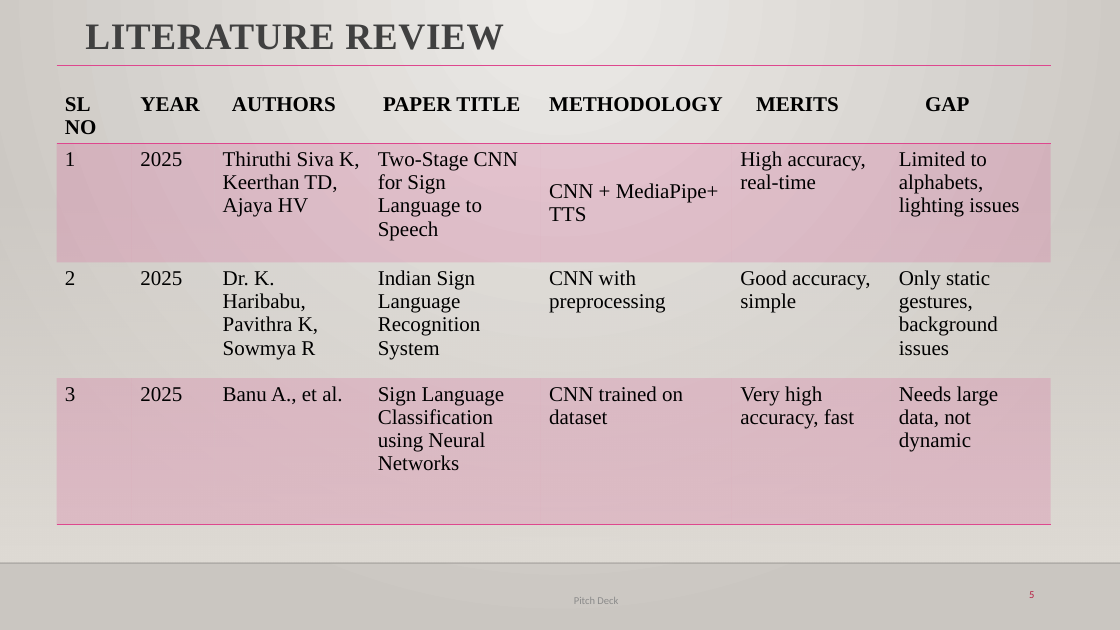
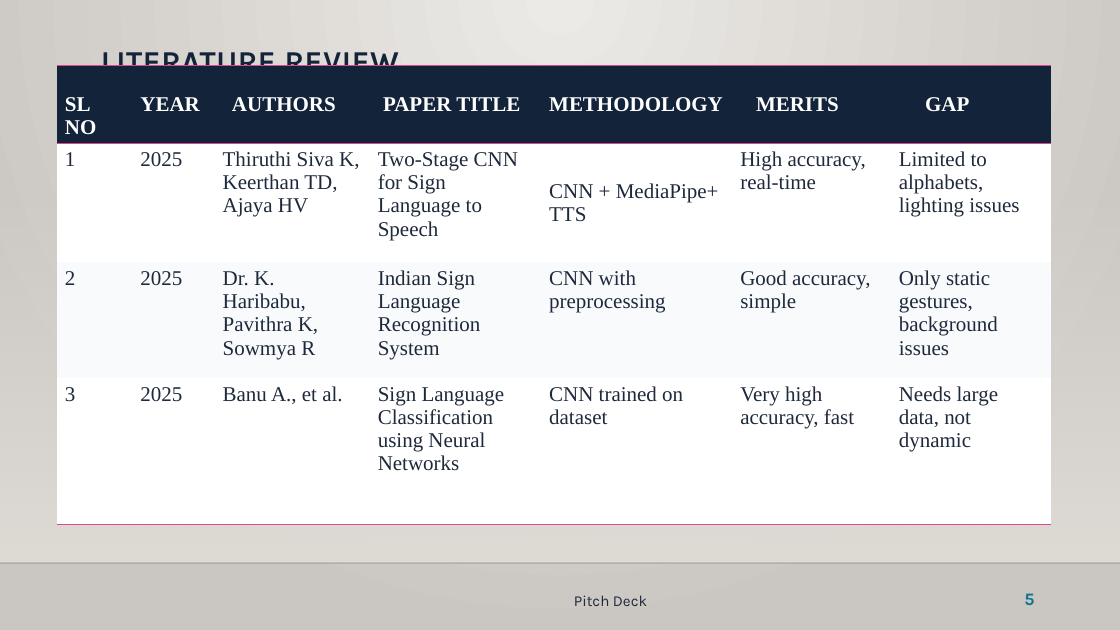
Before and after one commit to darshandivakarnaik28/G2T2G, a slide deck: slide 5 of G2T2G_Final_Presentation.pptx. Drawn at 1120x630 pixels with LibreOffice and Linux fonts; fonts in the diff are those of the drawing; background and template pictures are left out. Boxes give left, top, right and bottom in pixels: in the first picture for what was removed or moved away, otherwise in the second. Text is boxed around its words. In the diff, an @@ line names an element or a change of style, - is before the commit and + after.

Commit message:
style(presentation): unify typography, title coordinates, and table formatting across all 38 slides

```diff
--- a/G2T2G_Final_Presentation.pptx
+++ b/G2T2G_Final_Presentation.pptx
@@ text "LITERATURE REVIEW": place and size @@
-text "LITERATURE REVIEW" at [85,24,504,50]
+text "LITERATURE REVIEW" at [101,45,399,66]
@@ text "LITERATURE REVIEW" at [101,45,399,66]: size 32 to 26 pt, font Times New Roman to Karla, text colour #404040 to #13233A @@
@@ table at [56,66,1052,531] @@
@@ fill none to #13233A in row 1 @@
@@ fill #DE478E at 20% opacity to #FFFFFF in 14 cells @@
@@ fill none to #F8FAFC in row 3 @@
@@ text colour #000000 to #FFFFFF in "SL NO", "YEAR", "AUTHORS", "PAPER TITLE" and 3 more places @@
@@ text colour #000000 to #1E293B @@
@@ text "Pitch Deck" at [574,595,647,606]: size 9 to 13 pt, font Calibri to Karla, text colour #8C8C8C to #1E293B; more space between paragraphs @@
@@ page number at [1024,593,1034,605]: size 9 to 15 pt, font Calibri to Karla, text colour #B71E42 to #0E7490, bold on; more space between paragraphs @@
```
Also in this commit, not shown: 37 other slides changed, 2 other files.
